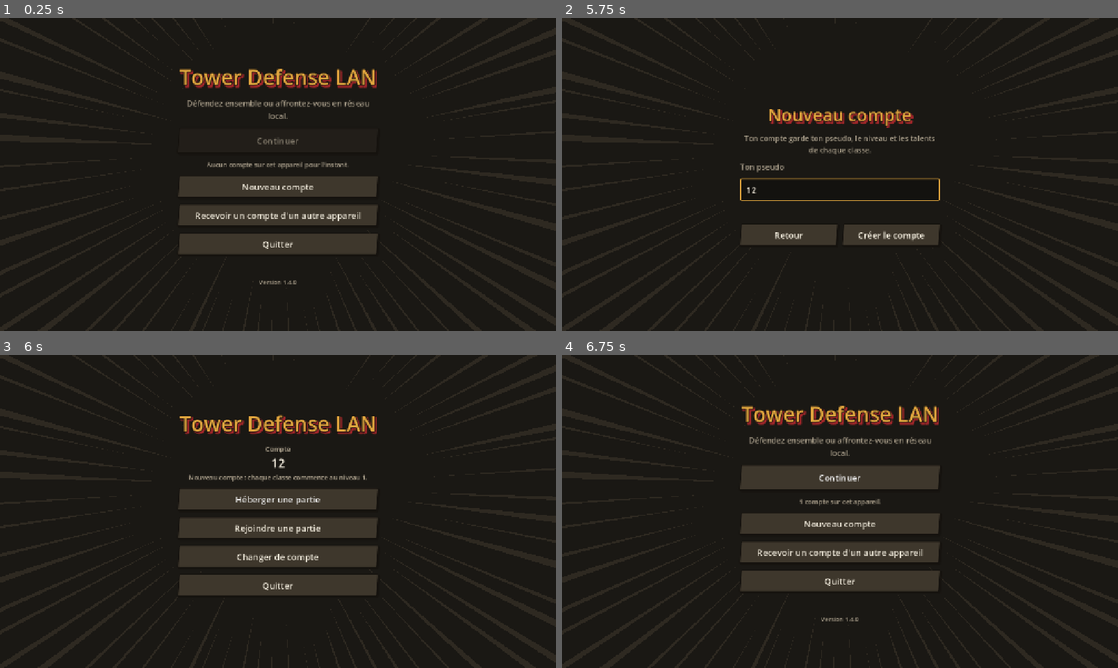
Above: before the commit, frames 1-4 (two rows, left to right).
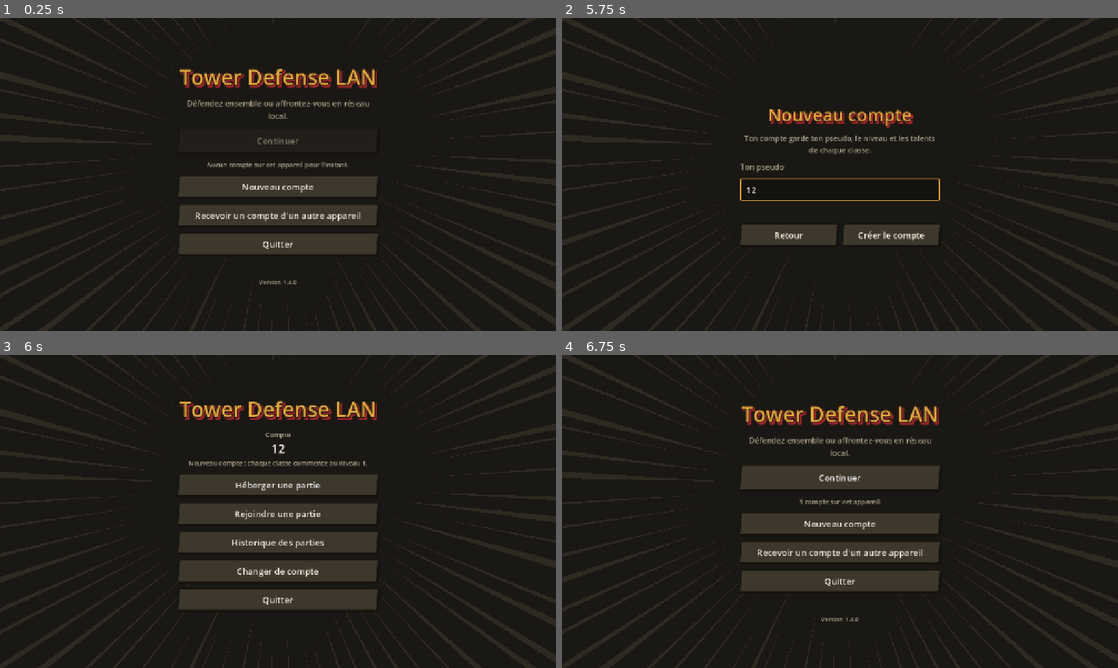
Above: after the commit, the same moments.

Repository: Forthtilliath/tower-defense-lan
Game: Godot game, scene res://scenes/main.tscn
Same seed, same stepped clock (60 frames per second), same inputs: the game is played once before the commit and once after it.
Inputs (mouse positions are in pixels of both pictures, inside the frame that each line leads up to):
- Up to frame 1 (0.25 s): no input
- Up to frame 2 (5.75 s): click "Nouveau compte" at 0.5 s; click (840, 190) at 1.27 s; type "12" at 1.35 s; click "Retour" at 2 s; click "Recevoir un compte d'un autre…" at 2.75 s; click "Annuler" at 3.5 s; click "Nouveau compte" at 4.25 s; click (840, 190) at 5.02 s; type "12" at 5.1 s
- Up to frame 3 (6 s): click "Créer le compte" at 5.75 s
- Up to frame 4 (6.75 s): click "Changer de compte" at 6.5 s

Frames 1-2 are identical in both runs. In frame 3, 12% of the frame differs, in the area x 32-68%, y 14-82%; in frame 4, nothing differs.

Commit message:
feat: add a match history screen

Diff:
--- a/scripts/ui/main.gd
+++ b/scripts/ui/main.gd
@@ -56,6 +56,11 @@
 	_switch(MenuScreen.new(self, message))
 
 
+## Parties jouées par le compte ouvert et étoiles gagnées sur chaque carte.
+func show_history() -> void:
+	_switch(HistoryScreen.new(self))
+
+
 func show_join() -> void:
 	_switch(JoinScreen.new(self))
 
--- /dev/null
+++ b/scripts/ui/screens/history/history_records.gd
@@ -0,0 +1,25 @@
+class_name HistoryRecords
+extends RefCounted
+## Tableau des étoiles du compte : une ligne par carte (de la plus facile à la plus difficile),
+## une colonne par difficulté.
+
+
+static func grid(history: Dictionary) -> GridContainer:
+	var g := GridContainer.new()
+	g.columns = 1 + Data.db.difficulties.size()
+	g.add_theme_constant_override("h_separation", 14)
+	g.add_theme_constant_override("v_separation", 6)
+	g.add_child(HistoryRows.line("Carte", 13, UiTheme.MUTED))
+	for d in Data.db.difficulties:
+		g.add_child(_cell(HistoryRows.line(d["name"], 13, UiTheme.MUTED)))
+	for i in MapDef.by_tier(Data.db.maps):
+		g.add_child(HistoryRows.line(Data.db.maps[i].name, 15, UiTheme.TEXT))
+		for d in Data.db.difficulties:
+			g.add_child(_cell(StarsView.row(MatchHistory.best(history, Data.db.maps[i].id, d["id"]), 15)))
+	return g
+
+
+static func _cell(content: Control) -> Control:
+	var c := CenterContainer.new()
+	c.add_child(content)
+	return c
--- /dev/null
+++ b/scripts/ui/screens/history/history_rows.gd
@@ -0,0 +1,82 @@
+class_name HistoryRows
+extends RefCounted
+## Affichage d'une partie de l'historique (date, carte, résultat et étoiles, classe, coéquipiers)
+## et noms lisibles des identifiants enregistrés (carte, classe ou difficulté retirée : l'identifiant).
+
+
+static func game_row(g: Dictionary) -> Control:
+	var card := PanelContainer.new()
+	card.add_theme_stylebox_override("panel", UiTheme.slanted(UiTheme.PANEL_LIGHT))
+	var row := UiTheme.hbox(18)
+	card.add_child(row)
+	var where := UiTheme.vbox(2)
+	where.custom_minimum_size.x = 190
+	row.add_child(where)
+	where.add_child(UiTheme.label(date_text(g["t"]), 13, UiTheme.MUTED))
+	where.add_child(UiTheme.label(map_name(g["map"]), 18, UiTheme.TEXT))
+	where.add_child(UiTheme.label("%s · %s" % [difficulty_name(g["diff"]), "versus" if g["mode"] == "versus" else "coop"], 13, UiTheme.MUTED))
+	var result := UiTheme.vbox(2)
+	result.custom_minimum_size.x = 210
+	row.add_child(result)
+	var top := UiTheme.hbox(8)
+	result.add_child(top)
+	top.add_child(line("Victoire" if g["won"] else "Défaite", 18, UiTheme.SUCCESS if g["won"] else UiTheme.DANGER))
+	if int(g["stars"]) > 0:
+		top.add_child(StarsView.row(g["stars"], 18))
+	var detail := "%d vies sur %d" % [g["lives"], g["start"]] if g["won"] and g["mode"] == "coop" \
+		else "vague %d sur %d" % [g["wave"], g["waves"]]
+	result.add_child(UiTheme.label(detail, 13, UiTheme.MUTED))
+	var who := UiTheme.vbox(2)
+	who.size_flags_horizontal = Control.SIZE_EXPAND_FILL
+	row.add_child(who)
+	who.add_child(UiTheme.label("%s niv. %d · +%d XP" % [builder_name(g["class"]), g["lvl"], g["xp"]], 16, UiTheme.TEXT))
+	who.add_child(UiTheme.label(team_text(g["team"]), 13, UiTheme.MUTED))
+	return card
+
+
+## Texte court sur une seule ligne (un libellé à retour automatique, dans une rangée, se
+## réduirait à une lettre de large).
+static func line(text: String, size: int, color: Color) -> Label:
+	var l := UiTheme.label(text, size, color)
+	l.autowrap_mode = TextServer.AUTOWRAP_OFF
+	return l
+
+
+## « Avec Atthis (Support), Bob (Artilleur) » ou « Seul ».
+static func team_text(team: Array) -> String:
+	if team.is_empty():
+		return "Seul"
+	var parts := []
+	for e in team:
+		parts.append("%s (%s)" % [e[0], builder_name(e[1])])
+	return "Avec " + ", ".join(parts)
+
+
+## « 11/11/2026 14:32 » à l'heure locale de l'appareil.
+static func date_text(t: int) -> String:
+	var bias := int(Time.get_time_zone_from_system().get("bias", 0))
+	var d := Time.get_datetime_dict_from_unix_time(t + bias * 60)
+	return "%02d/%02d/%d %02d:%02d" % [d["day"], d["month"], d["year"], d["hour"], d["minute"]]
+
+
+static func map_name(id: String) -> String:
+	for m in Data.db.maps:
+		if m.id == id:
+			return m.name
+	return id
+
+
+static func difficulty_name(id: String) -> String:
+	for d in Data.db.difficulties:
+		if d["id"] == id:
+			return d["name"]
+	return id
+
+
+## Nom de la classe (anciens identifiants de classe renommée compris, voir ProgressFile.LEGACY).
+static func builder_name(id: String) -> String:
+	var wanted: String = ProgressFile.LEGACY.get(id, id)
+	for b in Data.db.builders:
+		if b["id"] == wanted:
+			return b["name"]
+	return id
--- /dev/null
+++ b/scripts/ui/screens/history/history_screen.gd
@@ -0,0 +1,125 @@
+class_name HistoryScreen
+extends MarginContainer
+## Historique du compte ouvert : ses parties, de la plus récente à la plus ancienne, filtrées
+## par classe jouée, coéquipier (ou seul), classe d'un coéquipier et carte, avec le bilan ;
+## à droite, les étoiles gagnées sur chaque carte à chaque difficulté.
+
+const ANYONE := 0
+const SOLO := 1
+
+var _nav: Node
+var _games: Array = []
+var _mates: Array[String] = []
+var _class: OptionButton
+var _mate: OptionButton
+var _mate_class: OptionButton
+var _map: OptionButton
+var _summary: Label
+var _list: VBoxContainer
+
+
+func _init(nav: Node) -> void:
+	_nav = nav
+	set_anchors_preset(PRESET_FULL_RECT)
+	for side in ["left", "right", "top", "bottom"]:
+		add_theme_constant_override("margin_" + side, 20)
+
+
+func _ready() -> void:
+	_games = Progress.history["games"]
+	_mates = MatchHistory.mates(_games)
+	var root := UiTheme.vbox(12)
+	add_child(root)
+	var top := UiTheme.hbox(16)
+	root.add_child(top)
+	var title := UiTheme.title("Historique", 34)
+	top.add_child(title)
+	var who := UiTheme.label(Progress.account_name, 18, UiTheme.MUTED)
+	who.size_flags_horizontal = SIZE_EXPAND_FILL
+	who.size_flags_vertical = SIZE_SHRINK_CENTER
+	top.add_child(who)
+	var back := UiTheme.button("Retour", go_back, 46, false)
+	back.size_flags_vertical = SIZE_SHRINK_CENTER
+	top.add_child(back)
+	var body := UiTheme.hbox(14)
+	body.size_flags_vertical = SIZE_EXPAND_FILL
+	root.add_child(body)
+	body.add_child(_games_block())
+	var records := UiTheme.section(body, "Étoiles", "par carte")
+	records.get_parent().size_flags_vertical = SIZE_EXPAND_FILL
+	var scroll := ScrollContainer.new()
+	scroll.size_flags_vertical = SIZE_EXPAND_FILL
+	scroll.horizontal_scroll_mode = ScrollContainer.SCROLL_MODE_DISABLED
+	records.add_child(scroll)
+	scroll.add_child(HistoryRecords.grid(Progress.history))
+	records.add_child(UiTheme.label("3 étoiles : 90 % des vies gardées ; 2 : la moitié ; 1 : victoire.", 13, UiTheme.MUTED))
+	_rebuild()
+	back.grab_focus.call_deferred()
+
+
+func go_back() -> void:
+	_nav.show_menu()
+
+
+func _games_block() -> Control:
+	var col := UiTheme.vbox(10)
+	col.size_flags_horizontal = SIZE_EXPAND_FILL
+	var body := UiTheme.section(col, "Parties", "les %d dernières" % MatchHistory.MAX_GAMES)
+	body.get_parent().size_flags_vertical = SIZE_EXPAND_FILL
+	var filters := UiTheme.hbox(10)
+	body.add_child(filters)
+	var classes := ["Toutes"] + Data.db.builders.map(func(b: Dictionary) -> String: return b["name"])
+	_class = _filter(filters, "Ta classe", classes)
+	_mate = _filter(filters, "Avec", ["Tout le monde", "Seul"] + _mates)
+	_mate_class = _filter(filters, "Classe d'un coéquipier", classes)
+	var maps := ["Toutes"]
+	for i in MapDef.by_tier(Data.db.maps):
+		maps.append(Data.db.maps[i].name)
+	_map = _filter(filters, "Carte", maps)
+	_summary = UiTheme.label("", 16, UiTheme.GOLD)
+	body.add_child(_summary)
+	var scroll := ScrollContainer.new()
+	scroll.size_flags_vertical = SIZE_EXPAND_FILL
+	scroll.horizontal_scroll_mode = ScrollContainer.SCROLL_MODE_DISABLED
+	body.add_child(scroll)
+	_list = UiTheme.vbox(8)
+	_list.size_flags_horizontal = SIZE_EXPAND_FILL
+	scroll.add_child(_list)
+	return col
+
+
+func _filter(parent: Control, heading: String, items: Array) -> OptionButton:
+	var ob := UiTheme.option(parent, heading, items)
+	ob.item_selected.connect(func(_i: int) -> void: _rebuild())
+	return ob
+
+
+## Filtres choisis, au format de MatchHistory.filter.
+func _filters() -> Dictionary:
+	var f := {}
+	if _class.selected > 0:
+		f["class"] = Data.db.builders[_class.selected - 1]["id"]
+	if _mate.selected == SOLO:
+		f["solo"] = true
+	elif _mate.selected > SOLO:
+		f["mate"] = _mates[_mate.selected - 2]
+	if _mate_class.selected > 0:
+		f["mate_class"] = Data.db.builders[_mate_class.selected - 1]["id"]
+	if _map.selected > 0:
+		f["map"] = Data.db.maps[MapDef.by_tier(Data.db.maps)[_map.selected - 1]].id
+	return f
+
+
+func _rebuild() -> void:
+	UiTheme.clear(_list)
+	var shown := MatchHistory.filter(_games, _filters())
+	var s := MatchHistory.summary(shown)
+	if _games.is_empty():
+		_summary.text = "Aucune partie jouée avec ce compte pour l'instant."
+	elif shown.is_empty():
+		_summary.text = "Aucune partie ne correspond à ces filtres."
+	else:
+		_summary.text = "%d partie%s · %d victoire%s (%d %%)" % [s["count"], "s" if s["count"] > 1 else "",
+			s["wins"], "s" if s["wins"] > 1 else "", roundi(100.0 * s["wins"] / s["count"])]
+	for g in shown:
+		_list.add_child(HistoryRows.game_row(g))
--- a/scripts/ui/screens/menu_screen.gd
+++ b/scripts/ui/screens/menu_screen.gd
@@ -1,6 +1,6 @@
 class_name MenuScreen
 extends CenterContainer
-## Menu principal du compte ouvert : héberger, rejoindre, changer de compte.
+## Menu principal du compte ouvert : héberger, rejoindre, historique, changer de compte.
 
 var _nav: Node
 var _message := ""
@@ -26,6 +26,7 @@
 	var host := UiTheme.button("Héberger une partie", _on_host)
 	box.add_child(host)
 	box.add_child(UiTheme.button("Rejoindre une partie", _nav.show_join))
+	box.add_child(UiTheme.button("Historique des parties", _nav.show_history))
 	box.add_child(UiTheme.button("Changer de compte", go_back))
 	if not OS.has_feature("mobile"):
 		box.add_child(UiTheme.button("Quitter", func() -> void: get_tree().quit()))
Not shown, added: scripts/ui/screens/history/history_records.gd.uid
Not shown, added: scripts/ui/screens/history/history_rows.gd.uid
Not shown, added: scripts/ui/screens/history/history_screen.gd.uid
